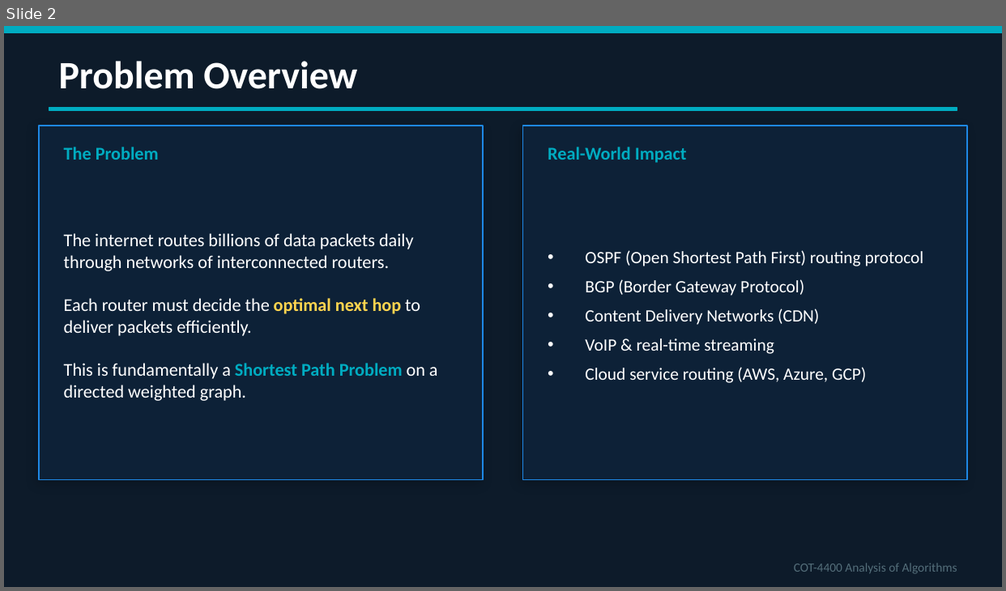
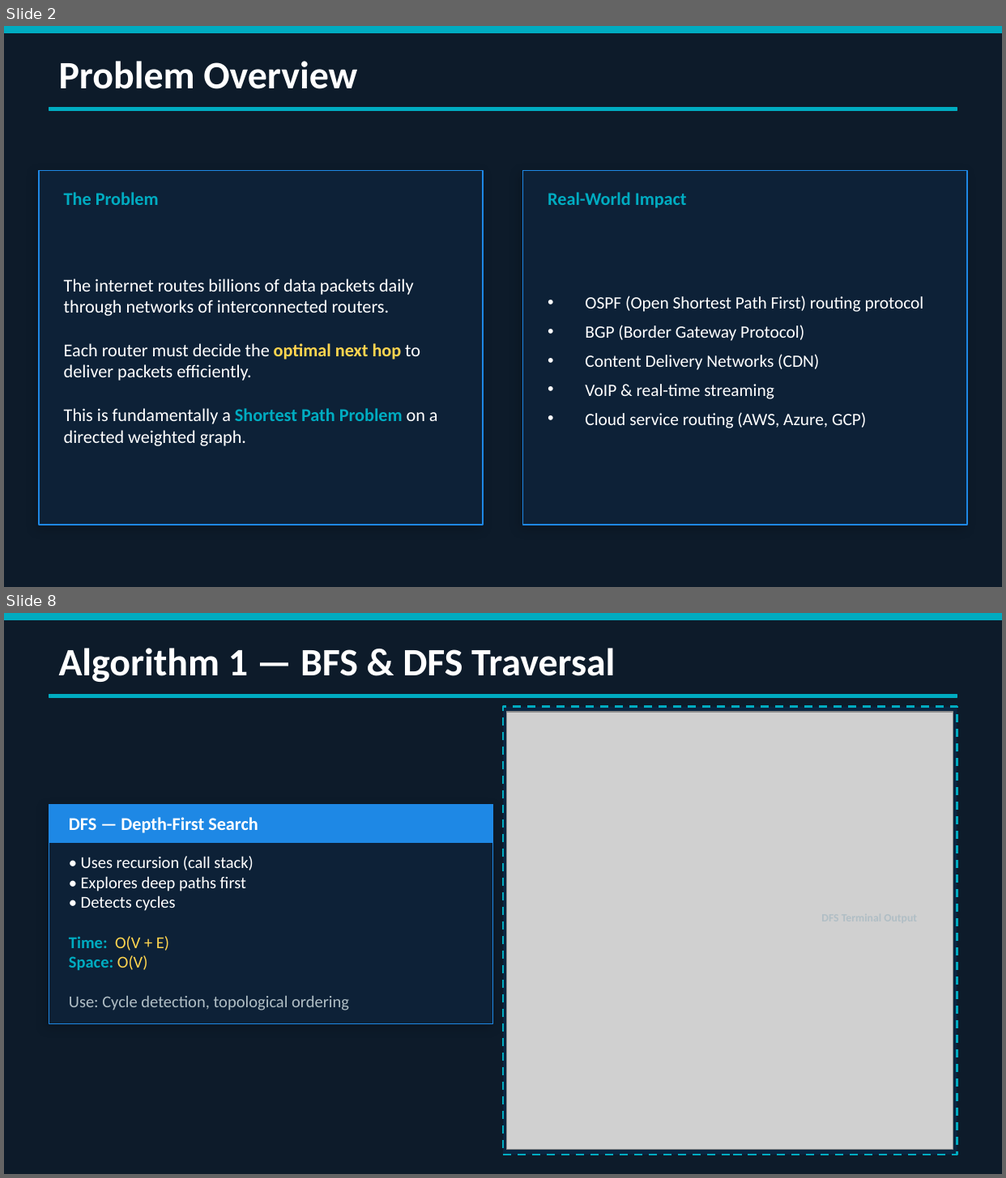
Before and after one commit to ZYXERO/COT4400-Router-Network-Optimization, a slide deck: docs/slides/COT4400_Presentation.pptx. Shown one above the other, each under a label of ours: slide 2 before the commit, slides 2 and 8 after it; the slides between them are not shown. The pictures are 1006x591 and 1006x1178 pixels, drawn with LibreOffice and Linux fonts; fonts in the diff are those of the drawing; grey boxes stand for pictures. Boxes give left, top, right and bottom in pixels: in the first picture for what was removed or moved away, otherwise in the second. Text is boxed around its words. In the diff, an @@ line names an element or a change of style, - is before the commit and + after.

```diff
--- a/docs/slides/COT4400_Presentation.pptx
+++ b/docs/slides/COT4400_Presentation.pptx
@@ slide 8 added at [4,613,1002,1174], background #0D1B2A @@
@@ rectangle added at [4,613,1002,620], fill #00ACC1, outline #00ACC1 1 pt @@
@@ text added at [59,648,615,682], 28 pt, text #FFFFFF, bold @@
+Algorithm 1 — BFS & DFS Traversal
@@ rectangle added at [49,695,957,698], fill #00ACC1, outline #00ACC1 1 pt @@
@@ rectangle added at [503,707,957,1155], fill #0A2540, outline #00ACC1 1.5 pt dashed @@
@@ picture added at [507,712,953,1150] @@
@@ rectangle added at [49,805,493,1024], fill #0D2137, outline #1E88E5 1 pt @@
@@ rectangle added at [49,805,493,842], fill #1E88E5, outline #1E88E5 1 pt @@
@@ text added at [69,817,258,833], 13 pt, text #FFFFFF, bold @@
+DFS — Depth-First Search
@@ text added at [69,856,349,1011], 12 pt, text #FFFFFF @@
+• Uses recursion (call stack)
+• Explores deep paths first
+• Detects cycles
+Time: O(V + E)
+Space: O(V)
+Use: Cycle detection, topological ordering
@@ slide 2 changed as well @@
@@ 4 texts, 2 rectangles: place and size @@
-4 texts, 2 rectangles at [39,126,967,480]
+4 texts, 2 rectangles at [39,171,967,525]
@@ text removed at [794,563,957,574] @@
-COT-4400 Analysis of Algorithms
```
Also in this commit, not shown: 10 other slides changed, 3 other slides added, 2 other files.
